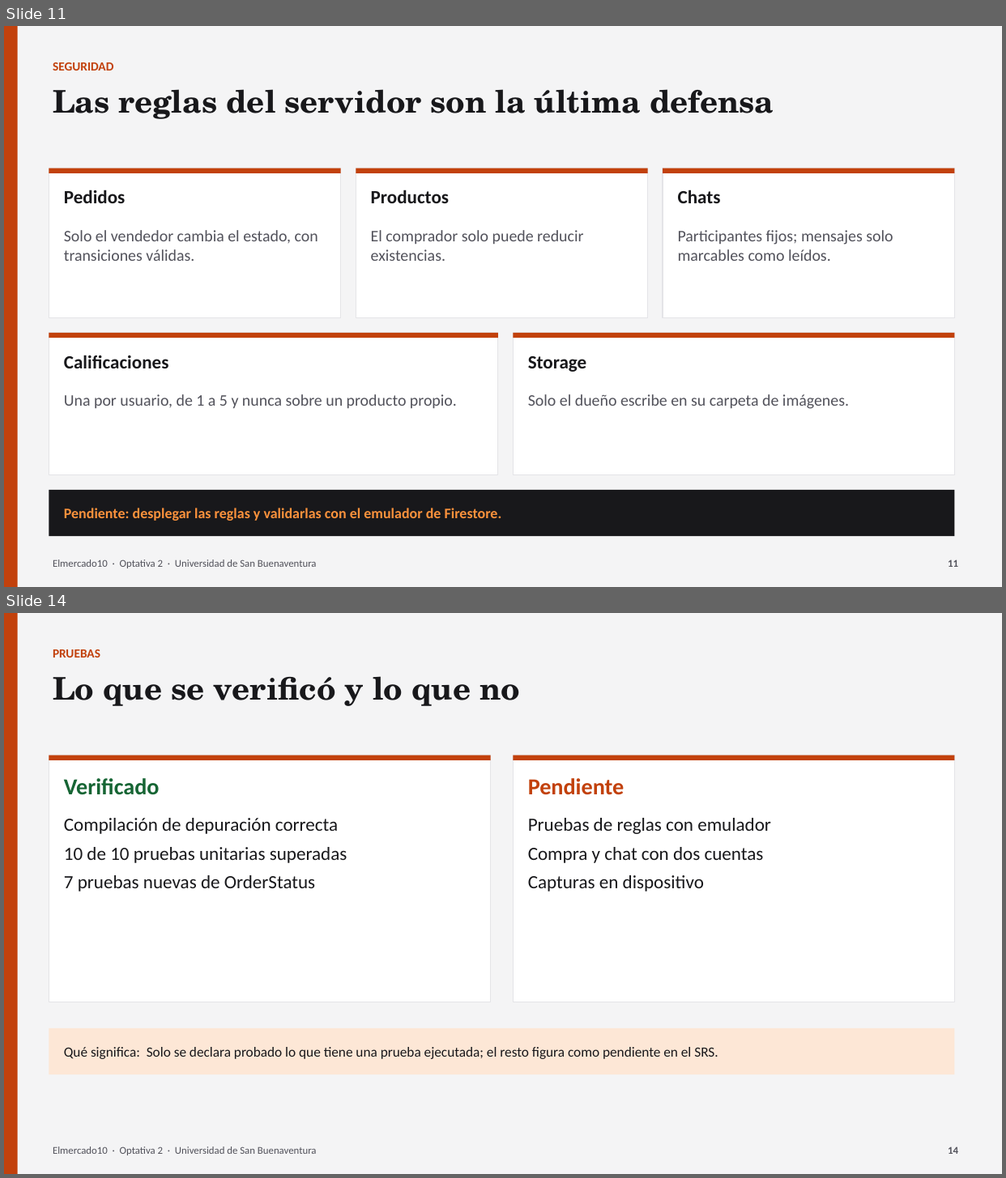
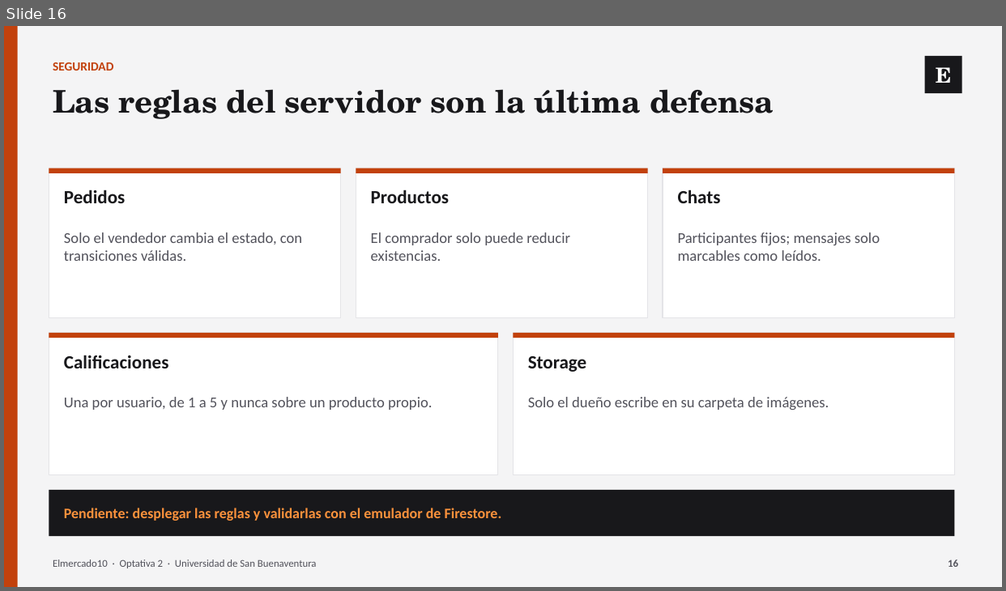
Before and after one commit to JuanXD2201/Elmercado10, a slide deck: DOCUMENTACION_ELMERCADO10/08_PRESENTACION/Presentacion_Elmercado10.pptx. Shown one above the other, each under a label of ours: slides 11 and 14 before the commit, slide 16 after it; the slides between them are not shown. The pictures are 1006x1178 and 1006x591 pixels, drawn with LibreOffice and Linux fonts; fonts in the diff are those of the drawing. Boxes give left, top, right and bottom in pixels: in the first picture for what was removed or moved away, otherwise in the second. Text is boxed around its words. In the diff, an @@ line names an element or a change of style, - is before the commit and + after.

```diff
--- a/DOCUMENTACION_ELMERCADO10/08_PRESENTACION/Presentacion_Elmercado10.pptx
+++ b/DOCUMENTACION_ELMERCADO10/08_PRESENTACION/Presentacion_Elmercado10.pptx
@@ slide 14 removed at (x1=4, y1=613, x2=1002, y2=1174), background #F4F4F5 @@
@@ rectangle removed at (x1=4, y1=613, x2=18, y2=1174) @@
@@ text removed at (x1=53, y1=649, x2=100, y2=658) @@
-PRUEBAS
@@ text removed at (x1=53, y1=676, x2=520, y2=706) @@
-Lo que se verificó y lo que no
@@ rectangle removed at (x1=49, y1=756, x2=491, y2=1003) @@
@@ rectangle removed at (x1=49, y1=756, x2=491, y2=760) @@
@@ rectangle removed at (x1=513, y1=756, x2=955, y2=1003) @@
@@ rectangle removed at (x1=513, y1=756, x2=955, y2=760) @@
@@ text removed at (x1=64, y1=778, x2=160, y2=795) @@
-Verificado
@@ text removed at (x1=528, y1=778, x2=624, y2=795) @@
-Pendiente
@@ text removed at (x1=64, y1=818, x2=347, y2=892) @@
-Compilación de depuración correcta
-10 de 10 pruebas unitarias superadas
-7 pruebas nuevas de OrderStatus
@@ text removed at (x1=528, y1=818, x2=771, y2=892) @@
-Pruebas de reglas con emulador
-Compra y chat con dos cuentas
-Capturas en dispositivo
@@ rectangle removed at (x1=49, y1=1029, x2=955, y2=1075) @@
@@ text removed at (x1=64, y1=1047, x2=718, y2=1059) @@
-Qué significa: Solo se declara probado lo que tiene una prueba ejecutada; el resto figura como pendiente en el SRS.
@@ text removed at (x1=53, y1=1147, x2=317, y2=1156) @@
-Elmercado10 · Optativa 2 · Universidad de San Buenaventura
@@ text removed at (x1=948, y1=1147, x2=958, y2=1154) @@
-14
@@ what was slide 11 is now slide 16 @@
@@ slide 16 changed as well @@
@@ rectangle added at (x1=925, y1=56, x2=962, y2=93), fill #18181B, 20 pt, text #FFFFFF, bold @@
+E
@@ size 15.5 to 14.5 pt in 5 elements at (x1=64, y1=397, x2=432, y2=410), (x1=528, y1=397, x2=829, y2=410), (x1=64, y1=233, x2=302, y2=261), (x1=371, y1=233, x2=570, y2=261), (x1=678, y1=233, x2=880, y2=261) @@
@@ text at (x1=948, y1=560, x2=958, y2=567): text changed @@
-11
+16
```
Also in this commit, not shown: 14 other slides changed, 8 slides added, 2 other slides removed, 41 other files.
